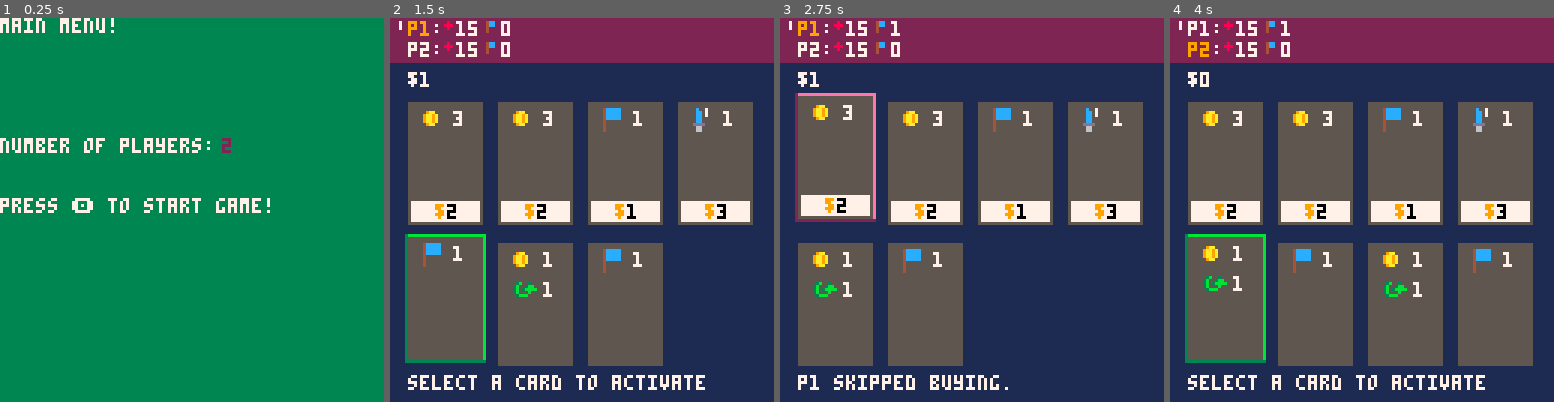
Above: before the commit, frames 1-4 (left to right).
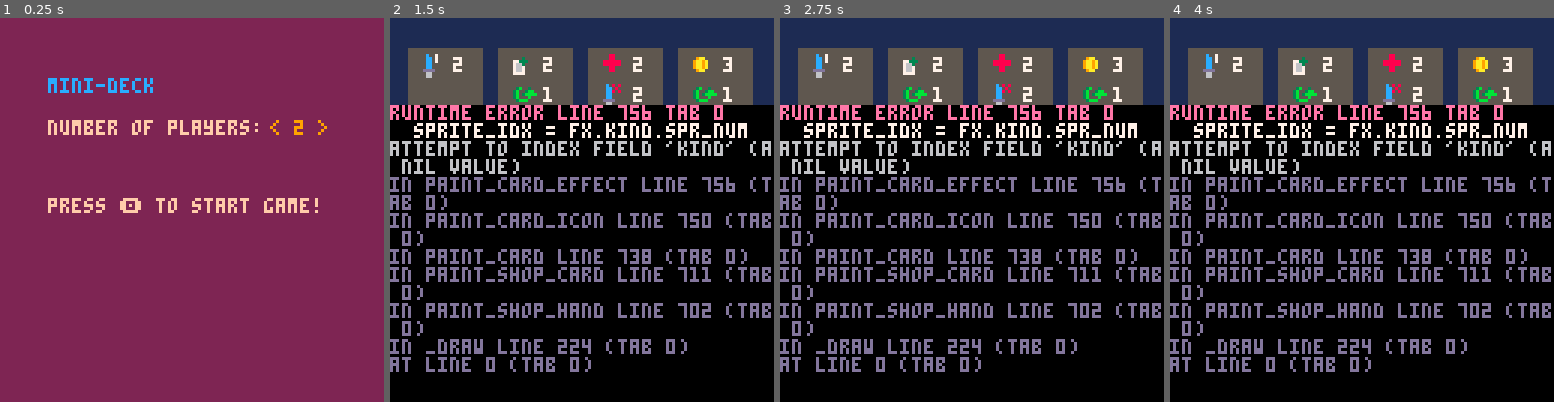
Above: after the commit, the same moments.

Repository: camden/minidom
Game: PICO-8 cartridge dom.p8
Two runs of this game, one before a commit and one after it. Both use one fixed random seed, a clock stepped at 60 frames per second and the inputs below.
Inputs:
- Up to frame 1 (0.25 s): no input
- Up to frame 2 (1.5 s): tap O (Z key) at 0.33, 0.7, 1.43 s; tap X (X key) at 1.07 s
- Up to frame 3 (2.75 s): hold Left 1.97-2.37 s; tap X (X key) at 2.07, 2.4, 2.73 s; tap O (Z key) at 2.22 s
- Up to frame 4 (4 s): hold Right 2.87-3.53 s; tap X (X key) at 3.07, 3.4, 3.73 s; tap O (Z key) at 3.1, 3.98 s

The runs differ from the first frame. In frame 1, 100% of the frame differs, in the area x 0-100%, y 0-100%; in frame 2, 97%; in frame 3, 97%; in frame 4, 97%.
Error after the commit: runtime error line 756 tab 0; sprite_idx = fx.kind.spr_num; attempt to index field 'kind' (a nil value)

Commit message:
added more effects - thx jules

Diff:
--- a/dom.p8
+++ b/dom.p8
@@ -35,6 +35,9 @@
 }
 
 effect_types = {
+  damage_self = {
+    spr_num = 19
+  },
   add_actions = {
     spr_num = 10
   },
@@ -56,7 +59,9 @@
   heal = {
     spr_num = 3
   },
-  none = {}
+  none = {
+    spr_num = 0
+  }
 }
 
 game_states = {
@@ -265,6 +270,7 @@
 
   -- add cards to the shop
   initialize_shop_deck(players.shop)
+  shuffle_deck(players.shop.deck)
   draw_cards_from_deck(players.shop)
 
   start_turn()
@@ -357,6 +363,8 @@
     players[current_turn].points += fx.value
   elseif fx.kind == effect_types.gold then
     players[current_turn].gold += fx.value
+  elseif fx.kind == effect_types.damage_self then
+    players[current_turn].health -= fx.value
   elseif fx.kind == effect_types.attack_all then
     for i=1, num_players do
       if current_turn != i then
@@ -519,13 +527,26 @@
   local player = players.shop
   local gold_fx = make_effect(effect_types.gold, 3)
   local points_fx = make_effect(effect_types.points, 1)
-  local attack_one_fx = make_effect(effect_types.attack_one, 1)
+  local attack_all_fx = make_effect(effect_types.attack_all, 2)
+  local attack_one_1_fx = make_effect(effect_types.attack_one, 1)
+  local attack_one_2_fx = make_effect(effect_types.attack_one, 2)
+  local attack_one_3_fx = make_effect(effect_types.attack_one, 3)
   local cards_fx = make_effect(effect_types.draw_cards, 2)
+  local actions_fx = make_effect(effect_types.add_actions, 1)
+  local heal_fx = make_effect(effect_types.heal, 1)
+  local heal_2_fx = make_effect(effect_types.heal, 2)
+  local dmg_self_fx = make_effect(effect_types.dmg_self, 2)
+  local dmg_self_4_fx = make_effect(effect_types.dmg_self, 4)
 
   add_cards(make_card(2, gold_fx), 2, player)
   add_cards(make_card(1, points_fx), 1, player)
-  add_cards(make_card(3, attack_one_fx), 2, player)
-  add_cards(make_card(2, cards_fx), 2, player)
+  add_cards(make_card(3, attack_one_2_fx), 3, player)
+  add_cards(make_card(3, cards_fx, actions_fx), 2, player)
+  add_cards(make_card(2, heal_fx), 2, player)
+  add_cards(make_card(2, points_fx, attack_one_1_fx), 2, player)
+  add_cards(make_card(2, dmg_self_fx, attack_one_3_fx), 2, player)
+  add_cards(make_card(6, heal_2_fx, attack_all_fx), 2, player)
+  add_cards(make_card(4, gold_fx, actions_fx, dmg_self_4_fx), 2, player)
 end
 
 function initialize_player_deck(player)
@@ -537,8 +558,6 @@
 
   add_cards(make_card(1, gold_fx, actions_fx), 3, player)
   add_cards(make_card(1, points_fx), 3, player)
-  add_cards(make_card(3, attack_one_fx), 0, player)
-  add_cards(make_card(2, cards_fx), 0, player)
 end
 
 function add_cards(card, amount, player)
@@ -656,13 +675,13 @@
 -- painting functions ---------------------------------------------
 
 function paint_main_menu_screen()
-  rectfill(0, 0, 127, 127, 3)
-  print('main menu!', 0, 0, 7)
-
-  print('number of players: ', 0, 40, 7)
-  print(num_players, 74, 40, 2)
-
-  print('press \x8e to start game!', 0, 60, 7)
+  rectfill(0, 0, 127, 127, 2)
+  print('mini-deck', 16, 20, 12)
+
+  print('number of players: ', 16, 34, 15)
+  print('< ' .. num_players .. ' >', 90, 34, 9)
+
+  print('press \x8e to start game!', 16, 60, 15)
 end
 
 function paint_next_turn_screen()
@@ -909,21 +928,21 @@
 
 __gfx__
 00000000000000000c007000008800000800000007000000000000004ccccc004cc0000000000000000000000000000000000000000000000000000000000000
-00000000000000000cc0700000880000888000000700000009aa00004ccccc004cc000000003000003b003000000000000000000000000000000000000000000
-00700700000000000cc070008888880008000000070000009aa9a0004ccccc0040000000773330003b003bb00000000000000000000000000000000000000000
-00077000000000000cc000008888880000000000000000009aa9a0004ccccc0040000000766300003b03bbbb0000000000000000000000000000000000000000
-00077000000000000cc000000088000000000000000000009aa9a0004000000000000000766700003b000b000000000000000000000000000000000000000000
-0070070000000000dddd000000880000000000000000000009aa000040000000000000007667000003bbb0000000000000000000000000000000000000000000
-00000000000000000660000000000000000000000000000000000000400000000000000077770000000000000000000000000000000000000000000000000000
+00000000000000000cc0700000880000888000000700000009aa00004ccccc004cc000000003000003b003000007000000000000000000000000000000000000
+00700700000000000cc070008888880008000000070000009aa9a0004ccccc0040000000773330003b003bb00007000000000000000000000000000000000000
+00077000000000000cc000008888880000000000000000009aa9a0004ccccc0040000000766300003b03bbbb0007000000000000000000000000000000000000
+00077000000000000cc000000088000000000000000000009aa9a0004000000000000000766700003b000b000007000000000000000000000000000000000000
+0070070000000000dddd000000880000000000000000000009aa000040000000000000007667000003bbb0000007000000000000000000000000000000000000
+00000000000000000660000000000000000000000000000000000000400000000000000077770000000000000007000000000000000000000000000000000000
 00000000888888880660000000000000000000000000000000000000400000000000000000000000000000000000000000000000000000000000000000000000
-00000000000000000c08080000000000000000000000000000000000000000000000000000000000000000000000000000000000000000000000000000000000
-00000000000000000cc0800000000000000000000000000000000000000000000000000000000000000000000000000000000000000000000000000000000000
-00000000000000000cc8080000000000000000000000000000000000000000000000000000000000000000000000000000000000000000000000000000000000
-00000000000000000cc0000000000000000000000000000000000000000000000000000000000000000000000000000000000000000000000000000000000000
-00000000000000000cc0000000000000000000000000000000000000000000000000000000000000000000000000000000000000000000000000000000000000
-0000000000000000dddd000000000000000000000000000000000000000000000000000000000000000000000000000000000000000000000000000000000000
-00000000000000000660000000000000000000000000000000000000000000000000000000000000000000000000000000000000000000000000000000000000
-00000000000000000660000000000000000000000000000000000000000000000000000000000000000000000000000000000000000000000000000000000000
+00000000000000000c08080008006660000000000000000000000000000000000000000000000000000000000000000000000000000000000000000000000000
+00000000000000000cc0800008866666000000000000000000000000000000000000000000000000000000000000000000000000000000000000000000000000
+00000000000000000cc8080008860606000000000000000000000000000000000000000000000000000000000000000000000000000000000000000000000000
+00000000000000000cc0000008806060000000000000000000000000000000000000000000000000000000000000000000000000000000000000000000000000
+00000000000000000cc0000008806660000000000000000000000000000000000000000000000000000000000000000000000000000000000000000000000000
+0000000000000000dddd0000dddd0000000000000000000000000000000000000000000000000000000000000000000000000000000000000000000000000000
+00000000000000000660000006600000000000000000000000000000000000000000000000000000000000000000000000000000000000000000000000000000
+00000000000000000660000006600000000000000000000000000000000000000000000000000000000000000000000000000000000000000000000000000000
 00000000000000000000000000000000000000000000000000000000000000000000000000000000000000000000000000000000000000000000000000000000
 00000000000000000000000000000000000000000000000000000000000000000000000000000000000000000000000000000000000000000000000000000000
 00000000000000000000000000000000000000000000000000000000000000000000000000000000000000000000000000000000000000000000000000000000
Not shown, changed: the sound effects (__sfx__) section of dom.p8
